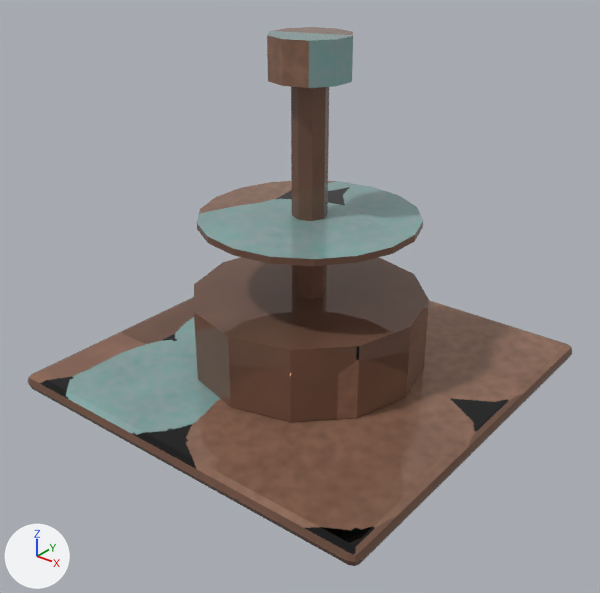
Renders of the glTF model game/assets/models/sod_veil_projector.glb from each side of a commit.
Rendered twice from a 50 mm lens placed at (2.14, -2.75, 2.1), pointed at (0.06, -0.14, 0.48). Arrows for +X, +Y and +Z are at lower left; the lights stay in place. The older version comes first. Vertices at exactly the same position are counted once.

The first picture shows 'sod_veil_projector'.
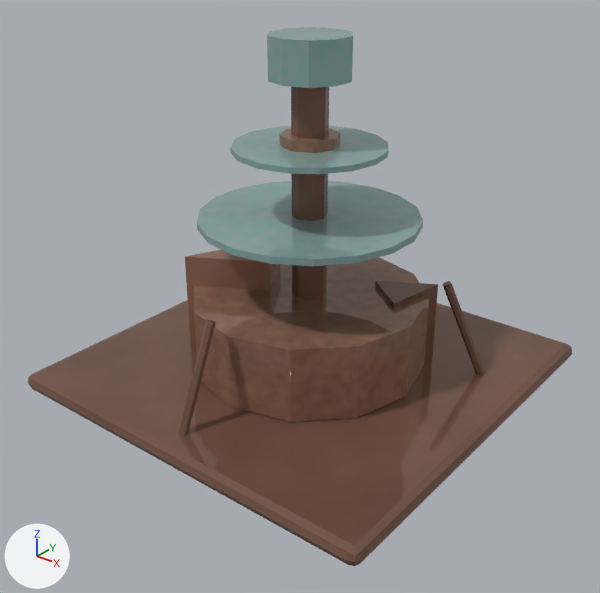
Boxes [x1, y1, x2, y2] around the edits, measured in the pictures (600 x 593 px):
part 1 of me_cube, added (brown)
    after: [280, 128, 340, 153]
part 2 of me_cube, added
    after: [230, 125, 389, 174]
part 3 of me_cube, added
    after: [178, 250, 485, 436]
part 4 of me_cube, surface changed
    both: [28, 27, 572, 557]

The change, as a diff of the scene's bpy script:
```diff
--- a/game/assets/models/sod_veil_projector.glb.py
+++ b/game/assets/models/sod_veil_projector.glb.py
@@ me_cube @@
 # used by ob_sod_veil_projector; location = (0.0, 0.0, 0.0)
-me_cube.from_pydata(...)  # 152 vertices, 284 faces; spans x -0.95..0.95, y -0.95..0.95, z 0.0..1.59
+me_cube.from_pydata(...)  # 248 vertices, 448 faces; spans x -0.95..0.95, y -0.95..0.95, z 0.0..1.59
+# me_cube part 1: a new loose piece, an 8-sided cylinder along z spanning x -0.13..0.13, y -0.13..0.13, z 1.12..1.18, in mat_sod_veil_projector_baked
+# me_cube part 2: a new loose piece, a 16-sided cylinder along z spanning x -0.34..0.34, y -0.34..0.34, z 1.107..1.133, in mat_sod_veil_projector_baked
+# me_cube part 3
+# 48 vertices are added at x -0.71..0.73, y -0.84..0.45, z 0.06..0.58
+# 76 new faces join them
+# me_cube part 4: 280 kept faces spanning x -0.95..0.95, y -0.95..0.95, z 0.0..1.59 get new texture (UV) coordinates
 me_cube.materials.append(mat_sod_veil_projector_baked)
```
